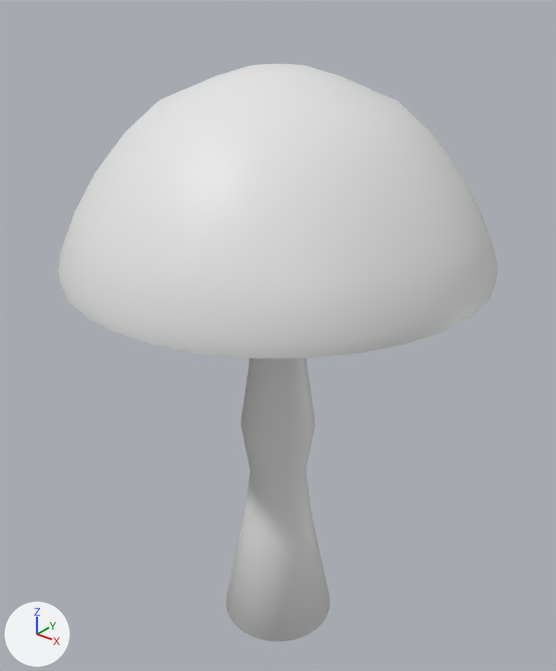
The FBX model Assets/Objects/Models/Mushroom.fbx as it was, and as the next commit left it.
Both versions are drawn from a 50 mm camera at (2.11, -2.64, 3.63) aimed at (-0.08, 0.09, 1.94). Lighting does not change. The marker at lower left points along +X, +Y and +Z. Vertices at the same position are counted once.

Objects in the first picture: 'Cap', 'Stem'.
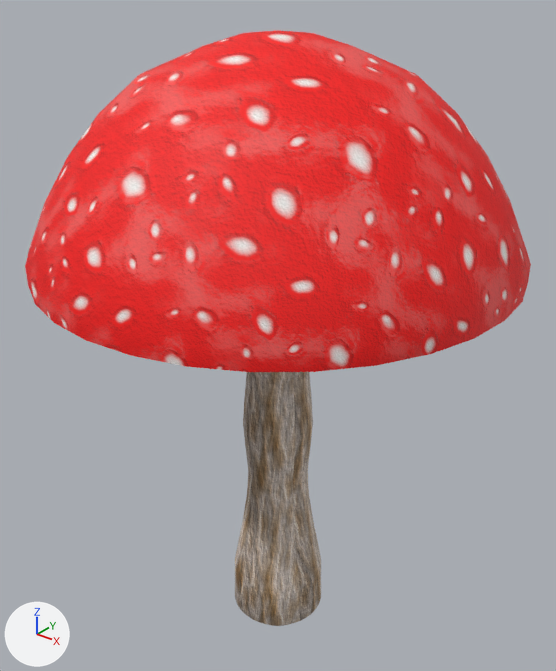
Where the newer file only moved an object's origin or applied its transform, the numbers keep the older frame.

The change, as a diff of the scene's bpy script:
```diff
--- a/Assets/Objects/Models/Mushroom.fbx.py
+++ b/Assets/Objects/Models/Mushroom.fbx.py
@@ img_mushroom_stem_png @@
+img_mushroom_stem_png = load_image('Mushroom Stem.png', 'Materials/Mushroom Stem.png', 512, 512, 'sRGB')
@@ img_mushroom_cap_png @@
+img_mushroom_cap_png = load_image('Mushroom Cap.png', 'Materials/Mushroom Cap.png', 512, 512, 'sRGB')
@@ mat_stem @@
+mat_stem = bpy.data.materials.new('Stem')
+# uses the picture img_mushroom_stem_png
@@ mat_cap @@
+mat_cap = bpy.data.materials.new('Cap')
+# uses the picture img_mushroom_cap_png
@@ me_cylinder @@
 # used by ob_stem; location = (0.0, 0.0, 2.26)
-me_cylinder.from_pydata(...)  # 263 vertices, 245 faces; spans x -0.3..0.3, y -0.3..0.3, z -2.26..0.36
+me_cylinder.from_pydata(...)  # 1089 vertices, 1056 faces; spans x -0.36..0.36, y -0.36..0.36, z -2.07..0.25
+# me_cylinder part 2: 8 vertices moved within x -0.14..0.14, y -0.14..0.14, z -1.06; 255 vertices removed from x -0.3..0.3, y -0.3..0.3, z -2.26..0.36; 1081 vertices added at x -0.36..0.36, y -0.36..0.36, z -2.07..0.25
+me_cylinder.materials.append(mat_stem)
@@ me_sphere @@
 me_sphere.from_pydata(...)  # 257 vertices, 256 faces; spans x -0.98..0.98, y -0.98..0.98, z 0.12..0.99
 # used by ob_cap; location = (0.0, 0.0, 2.26)
+# me_sphere part 1: texture (UV) coordinates changed
+me_sphere.materials.append(mat_cap)
@@ ob_cap @@
 ob_cap.location = (0.0, 0.0, 2.26)
+ob_cap.scale = (1.13, 1.13, 1.13)
```

Pixel boxes [x1, y1, x2, y2] of what changed, in the pictures (556 x 671 px):
'Cap', recoloured, surface changed, rescaled (15% wider, 16% taller)
    before: [58, 64, 498, 358]
    after: [25, 30, 531, 372]
'Stem', reshaped
    before: [226, 358, 330, 641]
    after: [235, 372, 321, 626]
